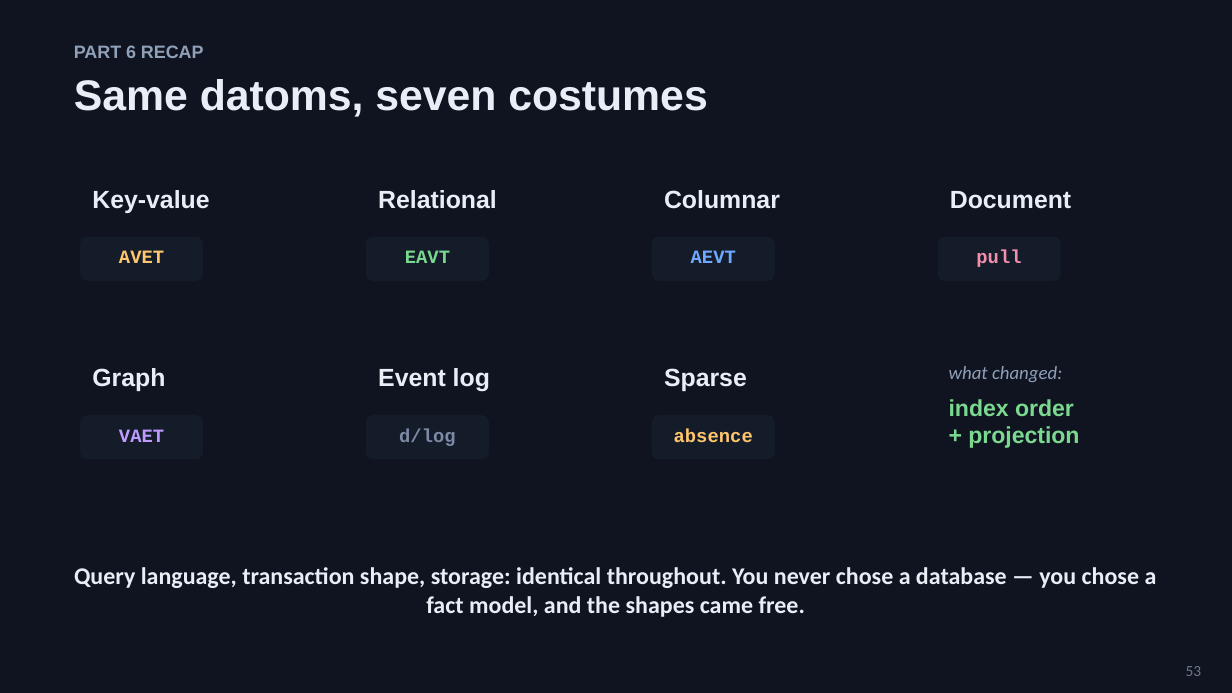
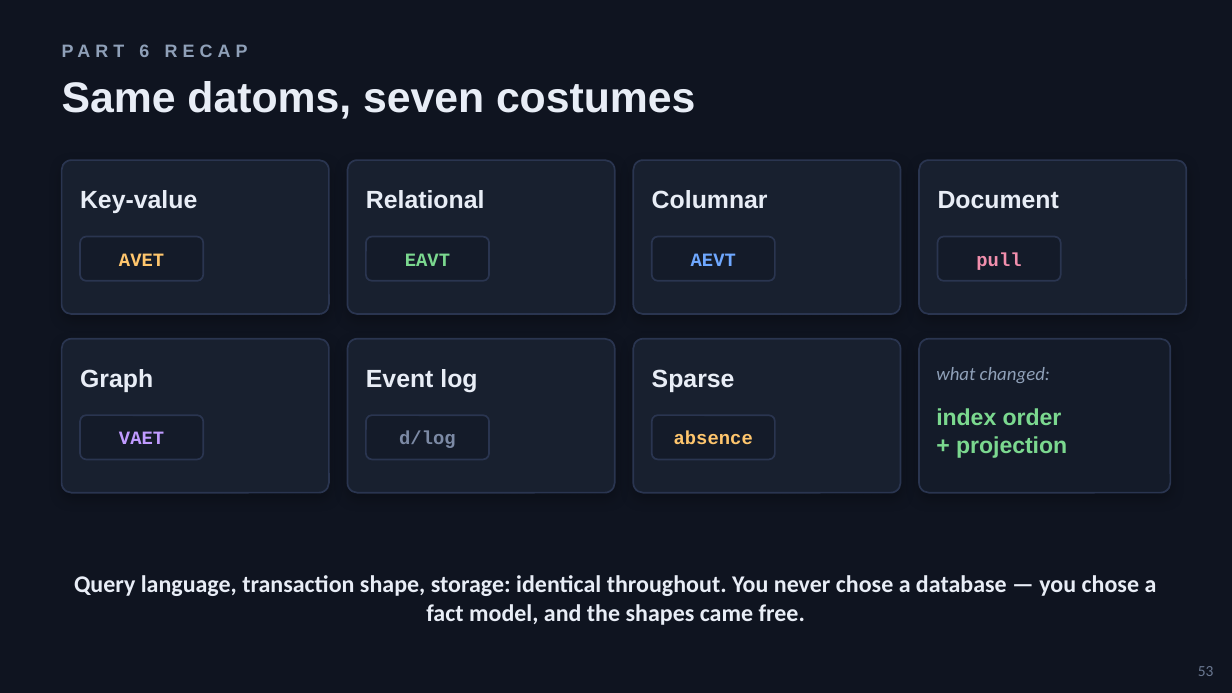
Before and after one commit to 4coders-com-br/datomic-model, a slide deck: slide 53 of domain-modeling-with-datoms.pptx. Drawn at 1232x693 pixels with LibreOffice and Linux fonts; fonts in the diff are those of the drawing. Boxes give left, top, right and bottom in pixels: in the first picture for what was removed or moved away, otherwise in the second. Text is boxed around its words. In the diff, an @@ line names an element or a change of style, - is before the commit and + after.

```diff
--- a/domain-modeling-with-datoms.pptx
+++ b/domain-modeling-with-datoms.pptx
@@ text "PART 6 RECAP" at <box>139,44,149,57</box>: letter spacing 0 to 3 pt; vertical alignment top to middle @@
@@ rounded rectangle added at <box>62,160,329,314</box>, fill #18202F, outline #2A3550 1 pt @@
@@ rounded rectangle added at <box>347,160,615,314</box>, fill #18202F, outline #2A3550 1 pt @@
@@ rounded rectangle added at <box>633,160,901,314</box>, fill #18202F, outline #2A3550 1 pt @@
@@ rounded rectangle added at <box>919,160,1186,314</box>, fill #18202F, outline #2A3550 1 pt @@
@@ rounded rectangle added at <box>62,339,329,493</box>, fill #18202F, outline #2A3550 1 pt @@
@@ rounded rectangle added at <box>347,339,615,493</box>, fill #18202F, outline #2A3550 1 pt @@
@@ rounded rectangle added at <box>633,339,901,493</box>, fill #18202F, outline #2A3550 1 pt @@
@@ rounded rectangle added at <box>919,339,1170,493</box>, fill #141B29, outline #2A3550 1 pt @@
@@ vertical alignment top to middle; outline none to #2A3550 1 pt; proportions changed in 7 elements at <box>80,237,203,281</box>, <box>366,237,489,281</box>, <box>652,237,775,281</box>, <box>938,237,1061,281</box>, <box>80,415,203,460</box>, <box>366,415,489,460</box>, <box>652,415,775,460</box> @@
@@ vertical alignment top to middle in 12 elements at <box>1198,666,1214,676</box>, <box>62,81,695,119</box>, <box>80,190,197,213</box>, <box>366,190,485,209</box>, <box>652,190,768,209</box>, <box>938,191,1059,209</box>, <box>80,369,153,392</box>, <box>366,369,477,393</box>, <box>652,369,735,392</box>, <box>936,367,1050,383</box>, <box>936,408,1067,458</box>, <box>74,575,1157,625</box> @@
```
Also in this commit, not shown: 54 other slides changed.
